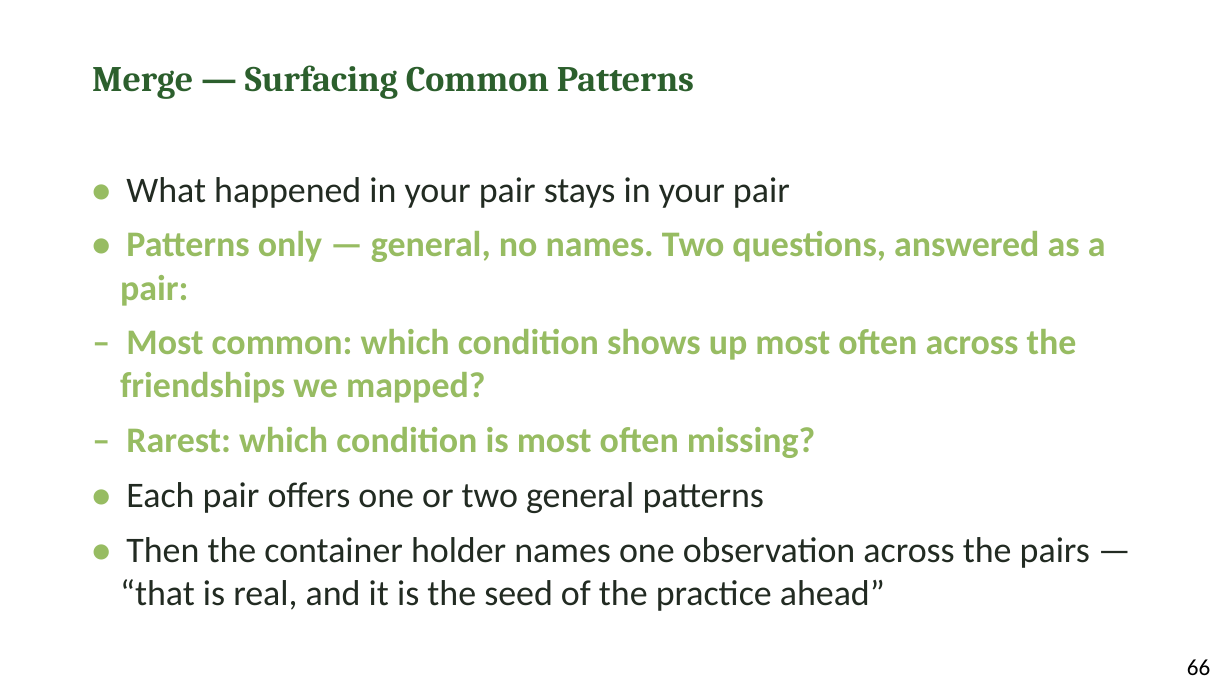
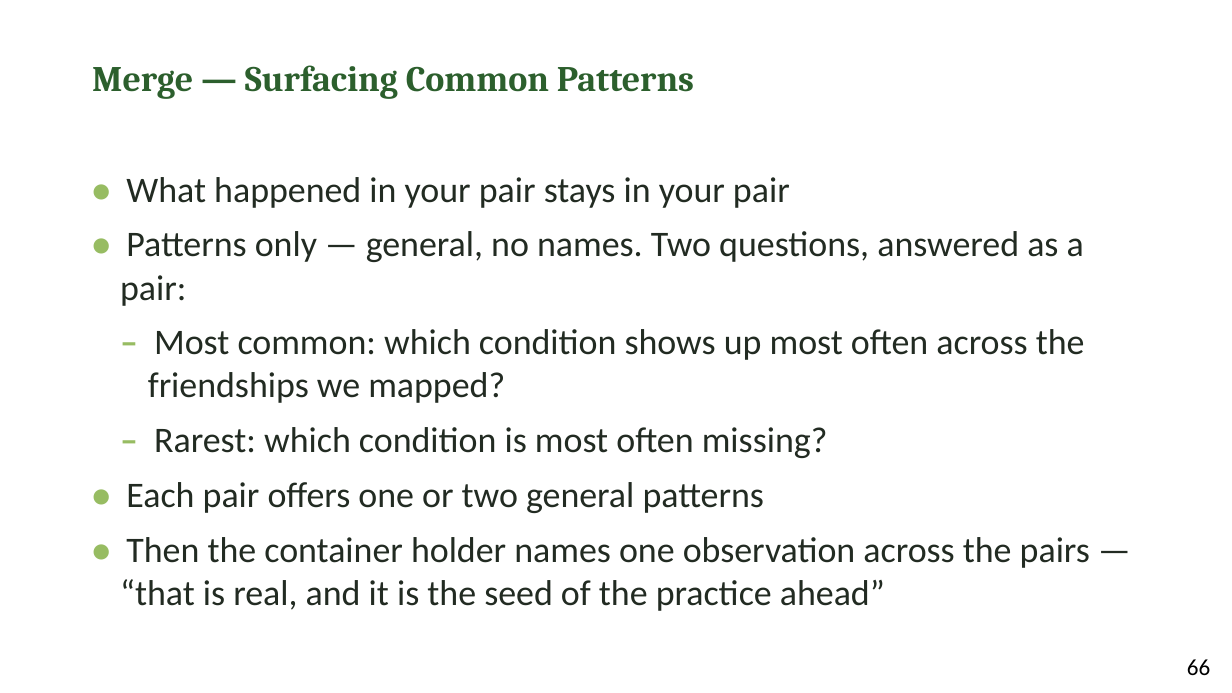
Before and after one commit to jgtittle-ministries/fellowship-of-the-heart-pilot-at-cca-dev, a slide deck: slide 10 of _implementation-notes/evening-series/FotH Evening Session 5 Slides DRAFT v1.pptx. Drawn at 1232x693 pixels with LibreOffice and Linux fonts; fonts in the diff are those of the drawing. Boxes give left, top, right and bottom in pixels: in the first picture for what was removed or moved away, otherwise in the second. Text is boxed around its words. In the diff, an @@ line names an element or a change of style, - is before the commit and + after.

```diff
--- a/_implementation-notes/evening-series/FotH Evening Session 5 Slides DRAFT v1.pptx
+++ b/_implementation-notes/evening-series/FotH Evening Session 5 Slides DRAFT v1.pptx
@@ text at (120, 231, 1085, 458): text colour #97BC62 to #222B22, bold off in "Patterns only — general, no names. Two ...", "Most common: which condition shows up most ...", "Rarest: which condition is most often missing?"; indent changed @@
```
Also in this commit, not shown: 2 other slides changed, 1 other file.
